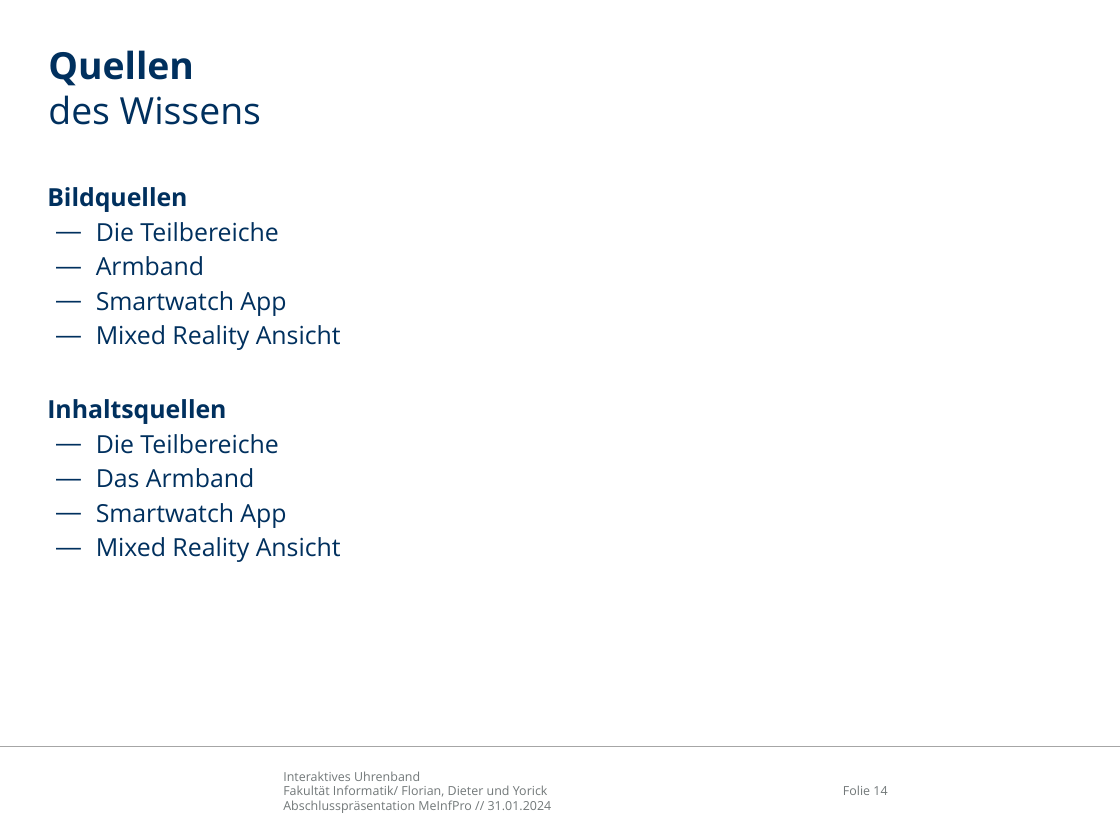
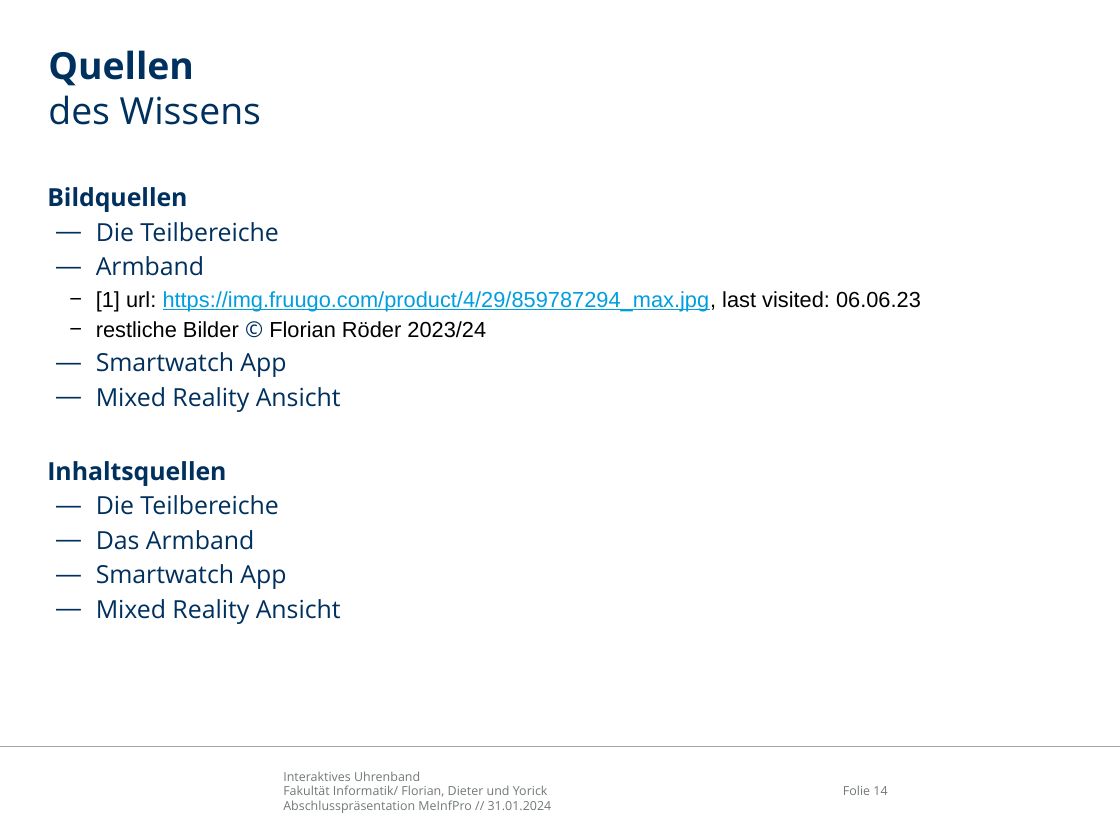
Before and after one commit to Avva-FR/StrapAR-Augmented-Smartwatch-Interface, a slide deck: slide 14 of doc/abschlusspraesentation/MeInfPro_Abschlusspräsentation_watch.pptx. Drawn at 1120x840 pixels with LibreOffice and Linux fonts; fonts in the diff are those of the drawing; background and template pictures are left out. Boxes give left, top, right and bottom in pixels: in the first picture for what was removed or moved away, otherwise in the second. Text is boxed around its words. In the diff, an @@ line names an element or a change of style, - is before the commit and + after.

```diff
--- a/doc/abschlusspraesentation/MeInfPro_Abschlusspräsentation_watch.pptx
+++ b/doc/abschlusspraesentation/MeInfPro_Abschlusspräsentation_watch.pptx
@@ text at [96, 291, 921, 338]: paragraphs added @@
+      − [1] url: https://img.fruugo.com/product/4/29/859787294_max.jpg, last visited: 06.06.23
+      − restliche Bilder © Florian Röder 2023/24
```
Also in this commit, not shown: 4 other slides changed, 2 slides added, 2 slides removed.
